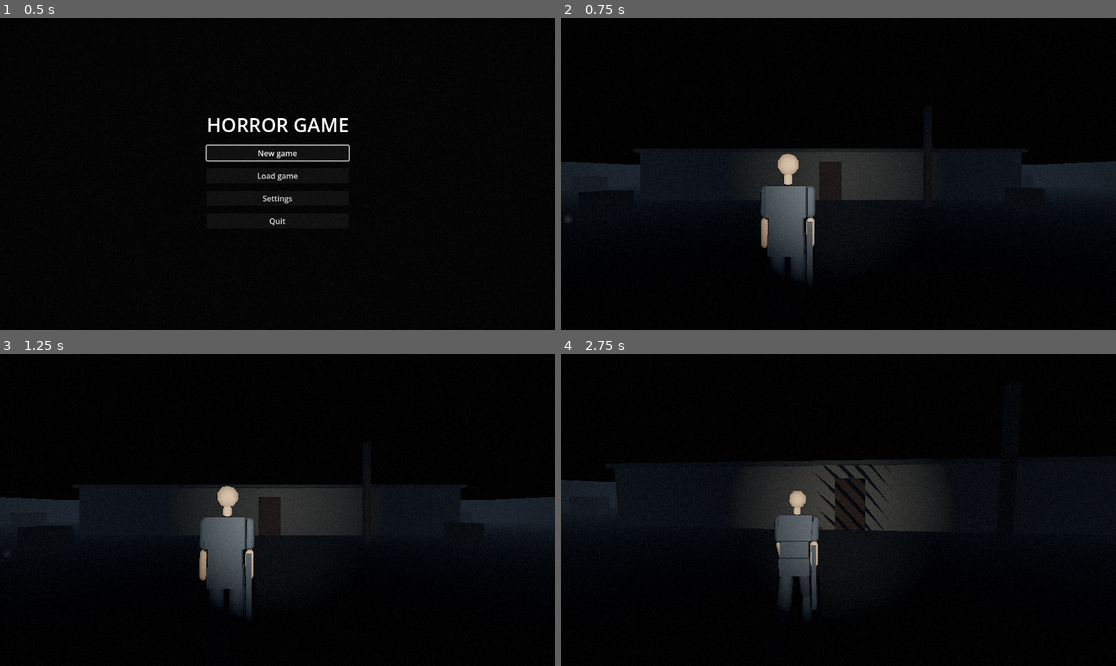
Above: before the commit, frames 1-4 (two rows, left to right).
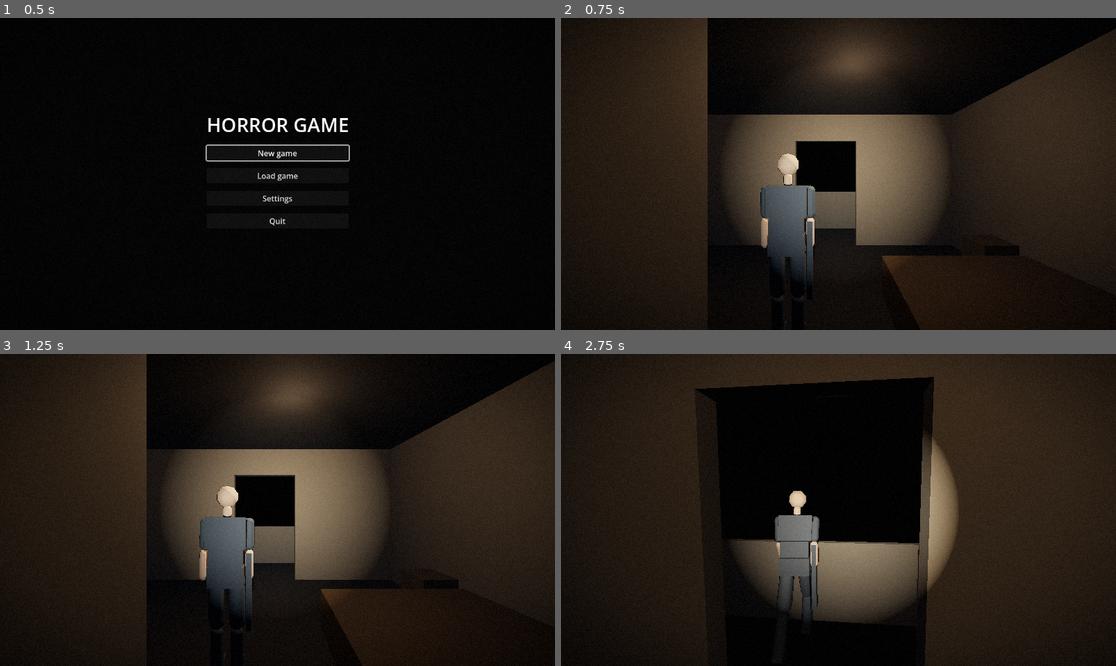
Above: after the commit, the same moments.

Repository: Tarekun/horrorgioco2
Game: Godot game, scene res://scenes/main.tscn
The game is run twice, just before and just after one commit, with the same random seed, the same clock (stepped at 60 frames per second) and the same inputs. Sound files missing from this copy of the repository are replaced by a short silence.
Inputs (mouse positions are in pixels of both pictures, inside the frame that each line leads up to):
- Up to frame 1 (0.5 s): no input
- Up to frame 2 (0.75 s): click "New game" at 0.5 s
- Up to frame 3 (1.25 s): no input
- Up to frame 4 (2.75 s): tap Enter at 1.25 s; move the mouse to (866, 510) at 1.27 s; hold W (move_forward) from 1.28 s (still down); click (866, 510) at 1.35 s; move the mouse to (810, 510) at 2.02 s; tap Space (dodge) at 2.1 s

Frame 1 is identical in both runs. In frame 2, 62% of the frame differs, in the area x 0-100%, y 0-100%; in frame 3, 61%; in frame 4, 68%.

Commit message:
Start a new game in the hotel (#70)
The save and game over integration tests keep running on the graybox
level, which has the save spot and enemies they need.

Co-Authored-By: Claude Opus 5.5 <noreply@anthropic.com>

Diff:
--- a/scripts/autoload/game_flow.gd
+++ b/scripts/autoload/game_flow.gd
@@ -18,8 +18,8 @@
 
 const TITLE_SCENE_PATH: String = "res://scenes/ui/main_menu.tscn"
 
-## The level a new game starts in. #70 replaces it with the hotel.
-const START_LEVEL_PATH: String = "res://scenes/levels/graybox_level.tscn"
+## The level a new game starts in: the slice's hotel.
+const START_LEVEL_PATH: String = "res://scenes/levels/hotel_miramare.tscn"
 
 ## Scene shown as the title screen. Tests replace it.
 var title_scene: PackedScene = load(TITLE_SCENE_PATH)
--- a/tests/autoload/test_game_flow.gd
+++ b/tests/autoload/test_game_flow.gd
@@ -104,4 +104,4 @@
 	var menu := main.get_node("ScreenHost").get_child(0) as MainMenu
 	menu.new_game_button.pressed.emit()
 	assert_eq(GameFlow.state, GameFlow.State.PLAYING)
-	assert_not_null(main.get_node_or_null("ScreenHost/GrayboxLevel/Player"))
+	assert_not_null(main.get_node_or_null("ScreenHost/HotelMiramare/Player"))
--- a/tests/levels/test_graybox_level.gd
+++ b/tests/levels/test_graybox_level.gd
@@ -3,7 +3,6 @@
 extends GutTest
 
 const LEVEL_SCENE: PackedScene = preload("res://scenes/levels/graybox_level.tscn")
-const MAIN_SCENE: PackedScene = preload("res://scenes/main.tscn")
 
 var _level: Node3D
 
@@ -39,14 +38,6 @@
 	for i: int in range(1, path.size()):
 		length += path[i - 1].distance_to(path[i])
 	return length
-
-
-func test_a_new_game_starts_in_the_graybox_level() -> void:
-	assert_eq(ProjectSettings.get_setting("application/run/main_scene"), "res://scenes/main.tscn")
-	var main: Node = MAIN_SCENE.instantiate()
-	add_child_autofree(main)
-	GameFlow.start_new_game()
-	assert_not_null(main.get_node_or_null("ScreenHost/GrayboxLevel/Player"))
 
 
 func test_has_a_foggy_street_and_interior() -> void:
--- a/tests/levels/test_test_level.gd
+++ b/tests/levels/test_test_level.gd
@@ -54,4 +54,4 @@
 	var main: Node = MAIN_SCENE.instantiate()
 	add_child_autofree(main)
 	GameFlow.start_new_game()
-	assert_not_null(main.get_node_or_null("ScreenHost/GrayboxLevel/WorldEnvironment"))
+	assert_not_null(main.get_node_or_null("ScreenHost/HotelMiramare/WorldEnvironment"))
--- a/tests/saving/test_save_and_load.gd
+++ b/tests/saving/test_save_and_load.gd
@@ -4,6 +4,7 @@
 extends GutTest
 
 const MAIN_SCENE: PackedScene = preload("res://scenes/main.tscn")
+const GRAYBOX_SCENE: PackedScene = preload("res://scenes/levels/graybox_level.tscn")
 const PIPE: ItemData = preload("res://assets/data/items/steel_pipe.tres")
 const DIRECTORY: String = "user://test_save_and_load"
 
@@ -15,12 +16,15 @@
 	_previous_slots = SaveSystem.slots
 	SaveSystem.slots = SaveSlots.new(DIRECTORY)
 	_clear()
+	# These run on the graybox level, which has a save spot and enemies.
+	GameFlow.start_level_scene = GRAYBOX_SCENE
 	_main = MAIN_SCENE.instantiate()
 	add_child_autofree(_main)
 	GameFlow.start_new_game()
 
 
 func after_each() -> void:
+	GameFlow.start_level_scene = load(GameFlow.START_LEVEL_PATH)
 	_clear()
 	DirAccess.remove_absolute(DIRECTORY)
 	SaveSystem.slots = _previous_slots
--- a/tests/ui/test_game_over_screen.gd
+++ b/tests/ui/test_game_over_screen.gd
@@ -4,6 +4,7 @@
 extends GutTest
 
 const MAIN_SCENE: PackedScene = preload("res://scenes/main.tscn")
+const GRAYBOX_SCENE: PackedScene = preload("res://scenes/levels/graybox_level.tscn")
 const DIRECTORY: String = "user://test_game_over_screen"
 
 var _main: Node
@@ -14,12 +15,15 @@
 	_previous_slots = SaveSystem.slots
 	SaveSystem.slots = SaveSlots.new(DIRECTORY)
 	_clear()
+	# These run on the graybox level, which has a save spot and enemies.
+	GameFlow.start_level_scene = GRAYBOX_SCENE
 	_main = MAIN_SCENE.instantiate()
 	add_child_autofree(_main)
 	GameFlow.start_new_game()
 
 
 func after_each() -> void:
+	GameFlow.start_level_scene = load(GameFlow.START_LEVEL_PATH)
 	_clear()
 	DirAccess.remove_absolute(DIRECTORY)
 	SaveSystem.slots = _previous_slots
